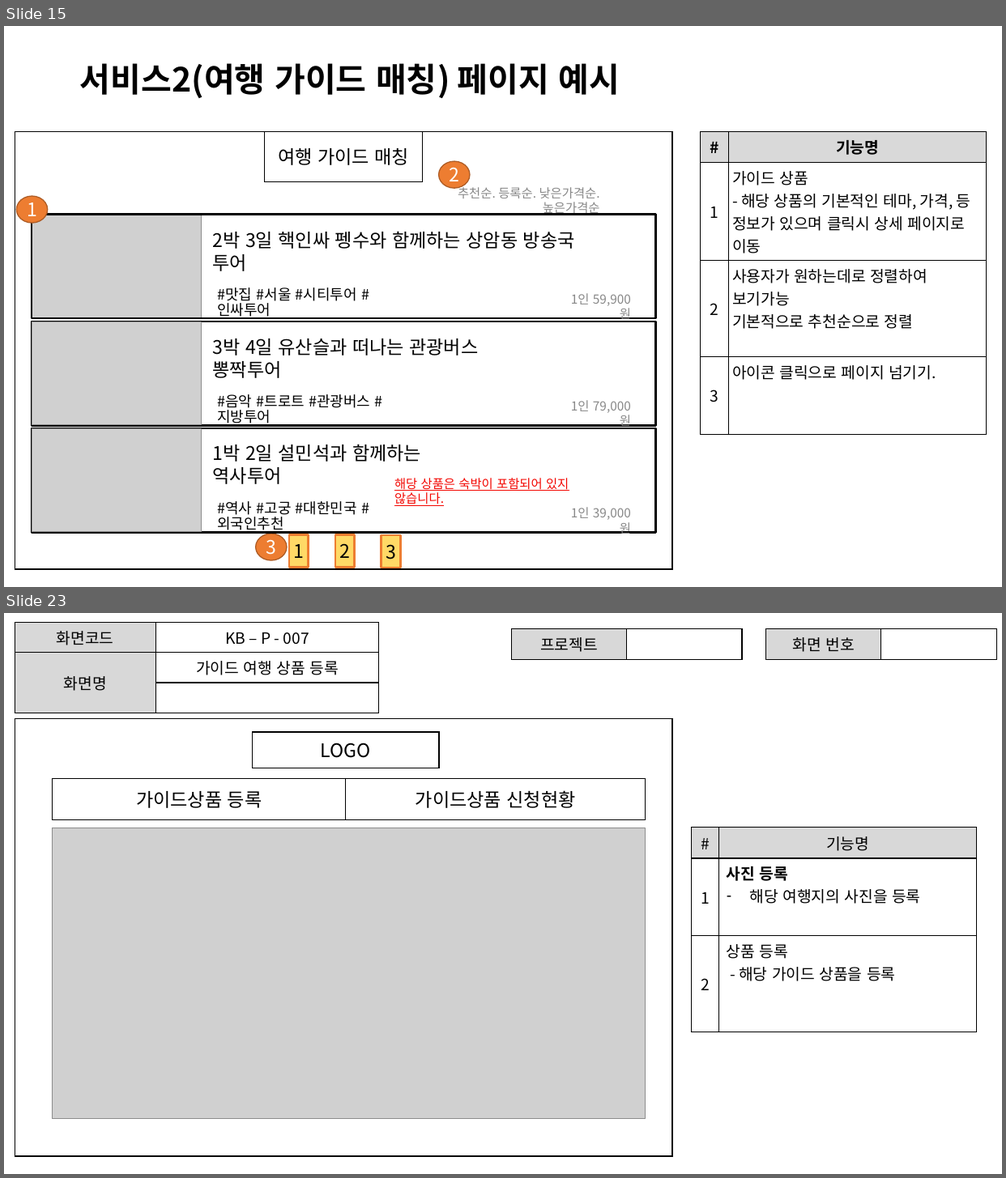
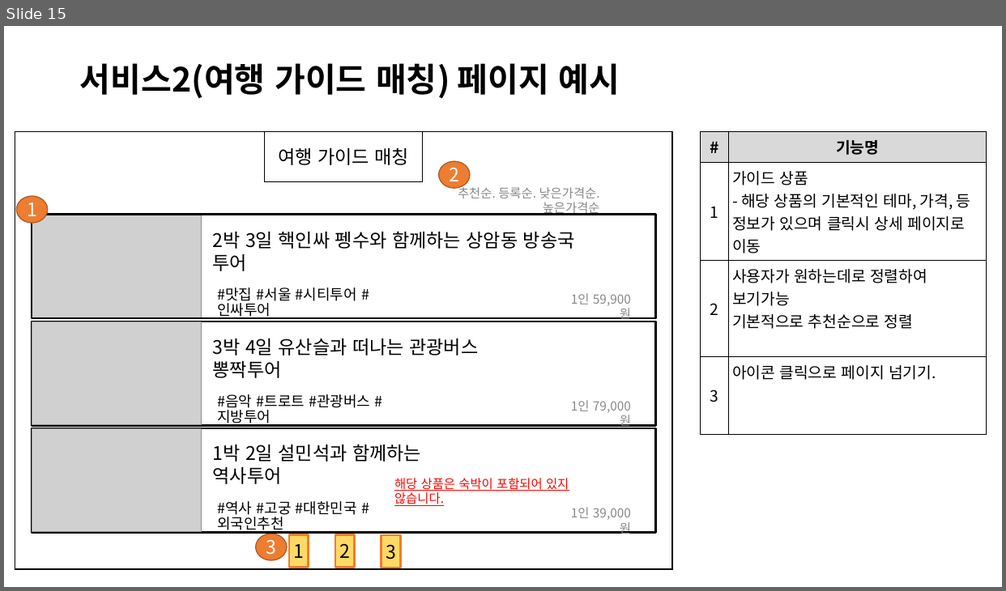
Before and after one commit to ezenteam2/TripMate, a slide deck: 0131 project02 최종발표 2조.pptx. Shown one above the other, each under a label of ours: slides 15 and 23 before the commit, slide 15 after it; the slides between them are not shown. The pictures are 1006x1178 and 1006x591 pixels, drawn with LibreOffice and Linux fonts; fonts in the diff are those of the drawing; grey boxes stand for pictures. Boxes give left, top, right and bottom in pixels: in the first picture for what was removed or moved away, otherwise in the second. Text is boxed around its words. In the diff, an @@ line names an element or a change of style, - is before the commit and + after.

```diff
--- a/0131 project02 최종발표 2조.pptx
+++ b/0131 project02 최종발표 2조.pptx
@@ slide 23 removed at (4, 613, 1002, 1174), background #FFFFFF @@
@@ table removed at (15, 623, 378, 701), 3 rows, 2 columns @@
-화면코드 | KB – P - 007
-화면명 | 가이드 여행 상품 등록
- | 
@@ table removed at (512, 629, 742, 656), 1 rows, 2 columns @@
-프로젝트 | 
@@ table removed at (766, 629, 997, 656), 1 rows, 2 columns @@
-화면 번호 | 
@@ rectangle removed at (15, 718, 671, 1157) @@
@@ rectangle removed at (253, 732, 440, 768) @@
-LOGO
@@ rectangle removed at (53, 778, 346, 820) @@
-가이드상품 등록
@@ rectangle removed at (345, 778, 645, 820) @@
-가이드상품 신청현황
@@ picture removed at (53, 828, 646, 1119) @@
@@ table removed at (691, 828, 977, 1033), 3 rows, 2 columns @@
-# | 기능명
-1 | 사진 등록 / 해당 여행지의 사진을 등록
-2 | 상품 등록 / - 해당 가이드 상품을 등록
```
Also in this commit, not shown: 8 slides changed, 4 slides added, 24 other slides removed.
